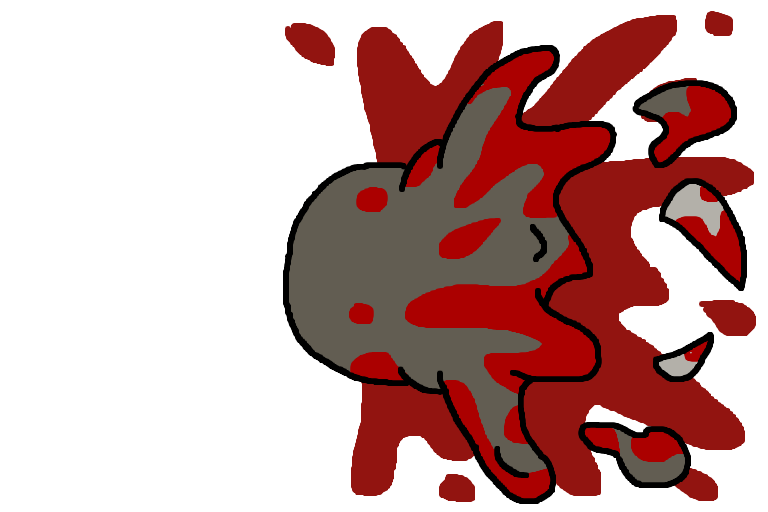
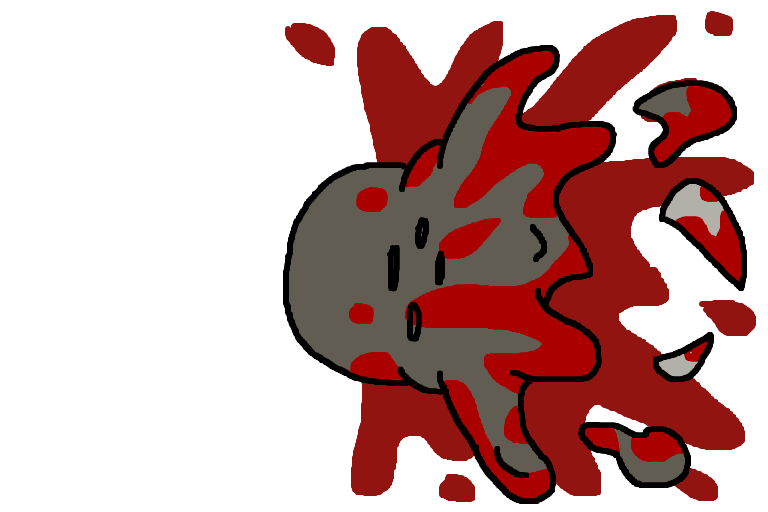
Layers edited between the first and the second 768px x 512px image:
painted on "outline" over (x1=387, y1=217, x2=445, y2=342)
